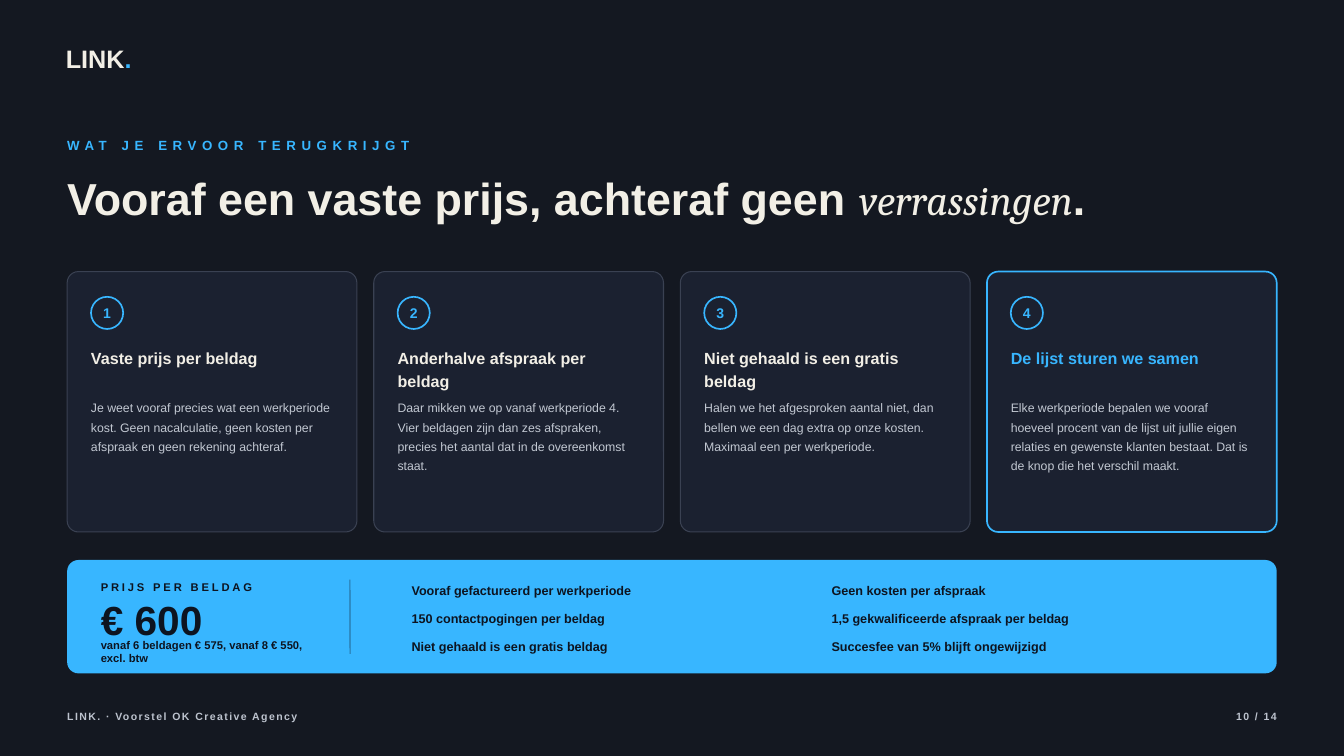
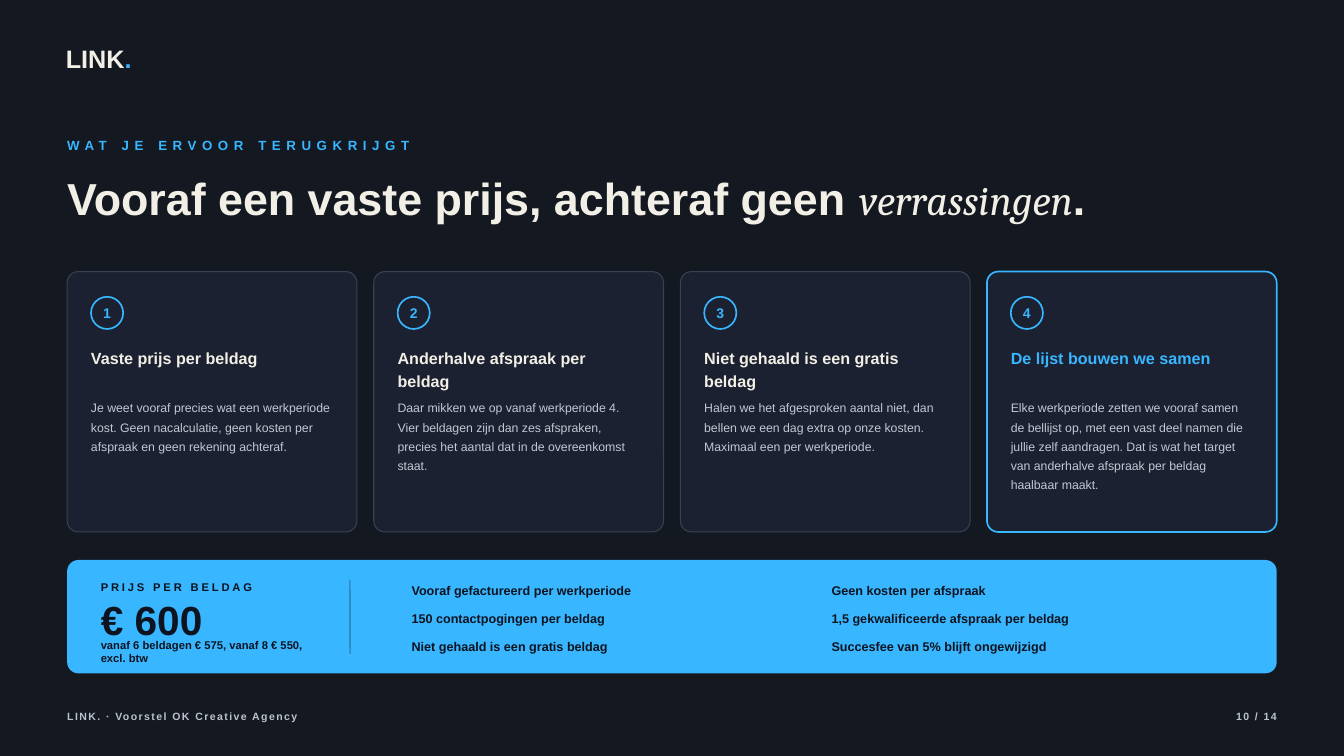
Before and after one commit to hens-lang/Test, a slide deck: slide 10 of output/LINK. voorstel OK Creative Agency.pptx. Drawn at 1344x756 pixels with LibreOffice and Linux fonts; fonts in the diff are those of the drawing; background and template pictures are left out. Boxes give left, top, right and bottom in pixels: in the first picture for what was removed or moved away, otherwise in the second. Text is boxed around its words. In the diff, an @@ line names an element or a change of style, - is before the commit and + after.

```diff
--- a/output/LINK. voorstel OK Creative Agency.pptx
+++ b/output/LINK. voorstel OK Creative Agency.pptx
@@ text at (x1=1011, y1=352, x2=1210, y2=368): text changed @@
-De lijst sturen we samen
+De lijst bouwen we samen
@@ text at (x1=1011, y1=403, x2=1243, y2=489): text changed @@
-Elke werkperiode bepalen we vooraf hoeveel procent van de lijst uit jullie eigen relaties en gewenste klanten bestaat. Dat is de knop die het verschil maakt.
+Elke werkperiode zetten we vooraf samen de bellijst op, met een vast deel namen die jullie zelf aandragen. Dat is wat het target van anderhalve afspraak per beldag haalbaar maakt.
```
Also in this commit, not shown: 6 other slides changed, 2 slides added, 2 slides removed, 15 other files.
